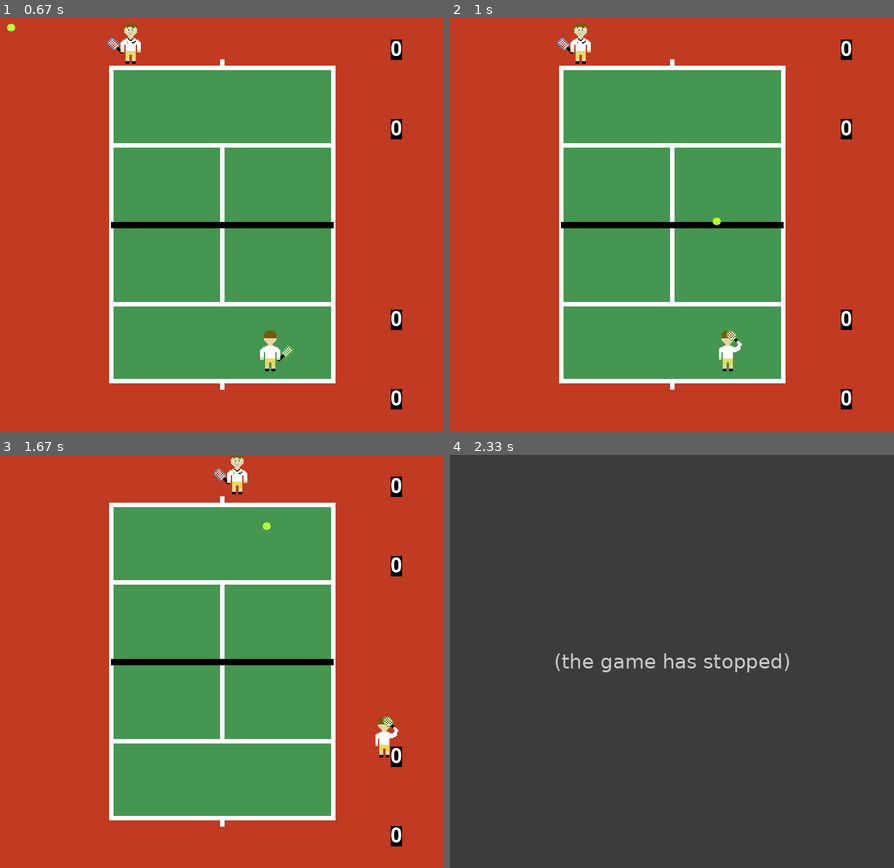
Above: before the commit, frames 1-4 (two rows, left to right).
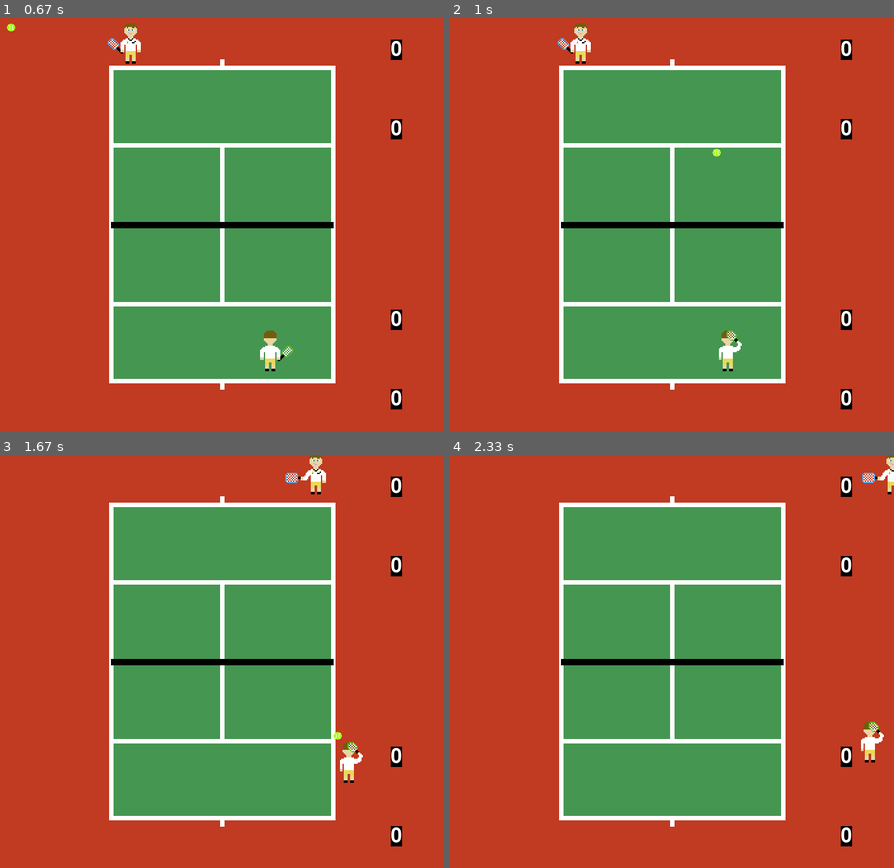
Above: after the commit, the same moments.

Repository: rafaelmcandeias/AASMA
Game: pygame game, started from Tennis_Game/tennis.py
Same seed, same stepped clock (60 frames per second), same inputs: the game is played once before the commit and once after it.
Inputs:
- Up to frame 1 (0.67 s): tap Right Shift at 0.33 s
- Up to frame 2 (1 s): tap . at 0.67 s
- Up to frame 3 (1.67 s): hold D 1-1.47 s; hold Right 1-1.47 s; hold W from 1.5 s (still down); hold Up from 1.5 s (still down); tap . at 1.65 s
- Up to frame 4 (2.33 s): release W at 1.8 s; release Up at 1.8 s; hold D 1.83-2.3 s; hold Right 1.83-2.3 s

Frame 1 is identical in both runs. In frame 2, less than 0.1% of the frame differs, in the area x 59-61%, y 31-51%; in frame 3, 1.2%; in frame 4, 100%, in the area x 0-100%, y 0-100%.
Error before the commit: NameError: name 'top_layer' is not defined (sprites.py line 177); the game stopped at 1.97 s (later frames are placeholders)

Commit message:
Force implemented

Diff:
--- a/Tennis_Game/sprites.py
+++ b/Tennis_Game/sprites.py
@@ -3,6 +3,7 @@
 import numpy as np
 import numpy.random as rnd
 
+# ------------------------------------------------------------
 
 # Vars to limit the field size
 LIMIT_LEFT = LIMIT_TOP = 0
@@ -15,32 +16,69 @@
 BOTTOM_POS = (442, 524)
 TOP_POS = (202, 40)
 
+# Vars to declare zones in the field
+LEFT_FIELD = (175, 274.999)
+MIDDLE_FIELD = (275, 474.999)
+RIGHT_FIELD = (475, 575)
+
+# ------------------------------------------------------------
 
 # Player Class Super class for top and bottom players
 class Player(pygame.sprite.Sprite):
 
-    def __init__(self, speedx, speedy, image):
+    def __init__(self, speed, force, stamina, image):
         pygame.sprite.Sprite.__init__(self)
         # Image for the agent
         self.image = image
         # Used for hit boxing. An agent is a rectangule in pixels
         self.rect = image.get_rect()
         # Agent's speed through x
-        self.speedx = speedx
+        self.speedx = speed
         # Agent's speed through y
-        self.speedy = speedy
+        self.speedy = speed
+        # Agent's force apllied to the ball
+        self.force = force
+        # Agent's amount of energy that can be used
+        self.stamina = stamina
+
+
+# Class for Top player
+class Top_player(Player):
+
+    def __init__(self, speed, forcex, forcey):
+        super().__init__(speed, forcex, forcey, images.camden)
+        # Position the image -> agent
+        self.rect.center = TOP_POS
+
+    # Function to update a player's position
+    def update(self):
+        # Get key pressed
+        keyState = pygame.key.get_pressed()
+
+        # Left arrow
+        if keyState[pygame.K_a] and self.rect.x > LIMIT_LEFT:
+            self.rect.x -= self.speedx
+        # Right arrow
+        if keyState[pygame.K_d] and self.rect.x < LIMIT_RIGHT:
+            self.rect.x += self.speedx
+        # Up arrow
+        if keyState[pygame.K_w] and self.rect.y > LIMIT_TOP:
+            self.rect.y -= self.speedy
+        # Down arrow
+        if keyState[pygame.K_s] and self.rect.y < LIMIT_TOP_NET:
+            self.rect.y += self.speedy
 
 
 # Class for Top player
 class Bottom_player(Player):
 
-    def __init__(self, speedx, speedy):
+    def __init__(self, speed, forcex, forcey):
         # Initializes Bottom Agent with it's pos, speed and image
-        super().__init__(speedx, speedy, images.robert)
+        super().__init__(speed, forcex, forcey, images.robert)
         # Position the image -> agent
         self.rect.center = BOTTOM_POS
 
-    # Function to move a player
+    # Function to update a player's position
     def update(self):
         # Get key pressed
         keyState = pygame.key.get_pressed()
@@ -59,33 +97,6 @@
             self.rect.y += self.speedy
 
 
-# Class for Top player
-class Top_player(Player):
-
-    def __init__(self, speedx, speedy):
-        super().__init__(speedx, speedy, images.camden)
-        # Position the image -> agent
-        self.rect.center = TOP_POS
-
-    # Function to move a player
-    def update(self):
-        # Get key pressed
-        keyState = pygame.key.get_pressed()
-
-        # Left arrow
-        if keyState[pygame.K_a] and self.rect.x > LIMIT_LEFT:
-            self.rect.x -= self.speedx
-        # Right arrow
-        if keyState[pygame.K_d] and self.rect.x < LIMIT_RIGHT:
-            self.rect.x += self.speedx
-        # Up arrow
-        if keyState[pygame.K_w] and self.rect.y > LIMIT_TOP:
-            self.rect.y -= self.speedy
-        # Down arrow
-        if keyState[pygame.K_s] and self.rect.y < LIMIT_TOP_NET:
-            self.rect.y += self.speedy
-
-
 class Ball(pygame.sprite.Sprite):
 
     def __init__(self):
@@ -95,12 +106,12 @@
         self.speedx = 0
         self.speedy = 0
 
-    def get_stroke_speed(self, position, keyState):
+    def get_stroke_speed(self, keyState, player):
     # bottom players stroke
-        if position == "bottom":
+        if isinstance(player, Bottom_player):
             # region 1 of the court
-            speedy = -rnd.uniform(5,8)
-            if 175 <= self.rect.x < 275:
+            speedy = -player.force
+            if LEFT_FIELD[0] <= self.rect.x <= LEFT_FIELD[1]:
                 if keyState[pygame.K_n]:
                     return (-rnd.uniform(0,1), speedy)
                 elif keyState[pygame.K_m]:
@@ -108,7 +119,7 @@
                 else:
                     return (0, speedy)
             # region 2 of the court
-            if 275 <= self.rect.x < 475:
+            if MIDDLE_FIELD[0] <= self.rect.x <= MIDDLE_FIELD[1]:
                 if keyState[pygame.K_n]:
                     return (-rnd.uniform(2,3), speedy)
                 elif keyState[pygame.K_m]:
@@ -116,7 +127,7 @@
                 else:
                     return (0, speedy)
             # region 3 of the court
-            if 475 <= self.rect.x <= 575:
+            if RIGHT_FIELD[0] <= self.rect.x <= RIGHT_FIELD[1]:
                 if keyState[pygame.K_n]:
                     return (-rnd.uniform(0,1), speedy)
                 elif keyState[pygame.K_m]:
@@ -126,8 +137,8 @@
 
         # top players stroke
         else:
-            speedy = rnd.uniform(5,8)
-            if 175 <= self.rect.x < 275:
+            speedy = player.force
+            if LEFT_FIELD[0] <= self.rect.x < 275:
                 if keyState[pygame.K_r]:
                     return (-rnd.uniform(0,1), speedy)
                 elif keyState[pygame.K_t]:
@@ -135,7 +146,7 @@
                 else:
                     return (0, speedy)
             # region 2 of the court
-            if 275 <= self.rect.x < 475:
+            if MIDDLE_FIELD[0] <= self.rect.x <= MIDDLE_FIELD[1]:
                 if keyState[pygame.K_r]:
                     return (-rnd.uniform(2,3), speedy)
                 elif keyState[pygame.K_t]:
@@ -143,7 +154,7 @@
                 else:
                     return (0, speedy)
             # region 3 of the court
-            if 475 <= self.rect.x <= 575:
+            if RIGHT_FIELD[0] <= self.rect.x <= RIGHT_FIELD[1]:
                 if keyState[pygame.K_r]:
                     return (-rnd.uniform(2,4), speedy)
                 elif keyState[pygame.K_t]:
@@ -159,7 +170,7 @@
         if self.rect.colliderect(bottom_player):
             effect = pygame.mixer.Sound('tennisserve.wav')
             effect.play(0)
-            self.speedx, self.speedy = self.get_stroke_speed("bottom", keyState)
+            self.speedx, self.speedy = self.get_stroke_speed(keyState, bottom_player)
             # forehand animation
             if self.rect.colliderect(bottom_player) and self.rect.x > bottom_player.rect.x + 10:
                 bottom_player.image = images.robert_forehand
@@ -171,13 +182,13 @@
         elif self.rect.colliderect(top_player):
             effect = pygame.mixer.Sound('tennisserve.wav')
             effect.play(0)
-            self.speedx, self.speedy = self.get_stroke_speed("top", keyState)
+            self.speedx, self.speedy = self.get_stroke_speed(keyState, top_player)
             # forehand animation
             if self.rect.colliderect(top_player) and self.rect.x > top_player.rect.x + 10:
-                top_layer.image = images.camden_forehand
+                top_player.image = images.camden_forehand
             #backhand animation
             elif self.rect.colliderect(top_player) and self.rect.x < top_player.rect.x - 10:
-                top_layer.image = images.camden_backhand
+                top_player.image = images.camden_backhand
 
         # Bottom player's deuce side serve
         if keyState[pygame.K_PERIOD] and 350 < bottom_player.rect.x < 575 and bottom_player.rect.y > 449:
@@ -208,6 +219,6 @@
             self.speedy = 14
 
         #Make the ball slow down
-        self.speedy = self.speedy * 0.99
-        self.speedx = self.speedx * 0.99
+        self.speedy *= 0.99
+        self.speedx *= 0.99
         self.rect = self.rect.move(self.speedx, self.speedy)
--- a/Tennis_Game/tennis.py
+++ b/Tennis_Game/tennis.py
@@ -37,8 +37,8 @@
 
 
 #Add players
-bottom_player = Bottom_player(2.5, 4.2)
-top_player = Top_player(3.3, 3.5)
+top_player = Top_player(5, 5, 3)
+bottom_player = Bottom_player(2.25, 10, 3)
 
 # Tennis ball
 tennisBall = Ball()
Empty file added: report.txt
